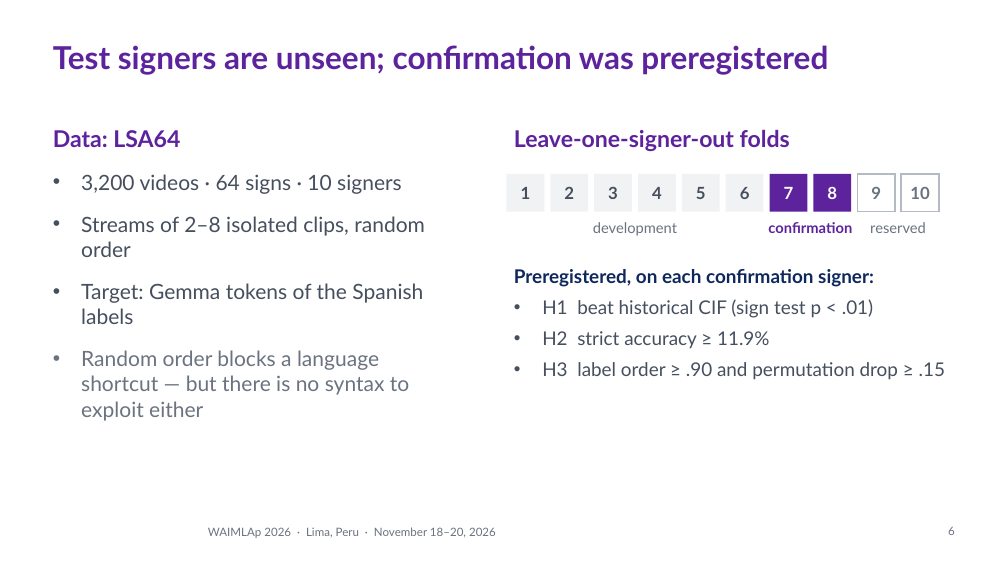
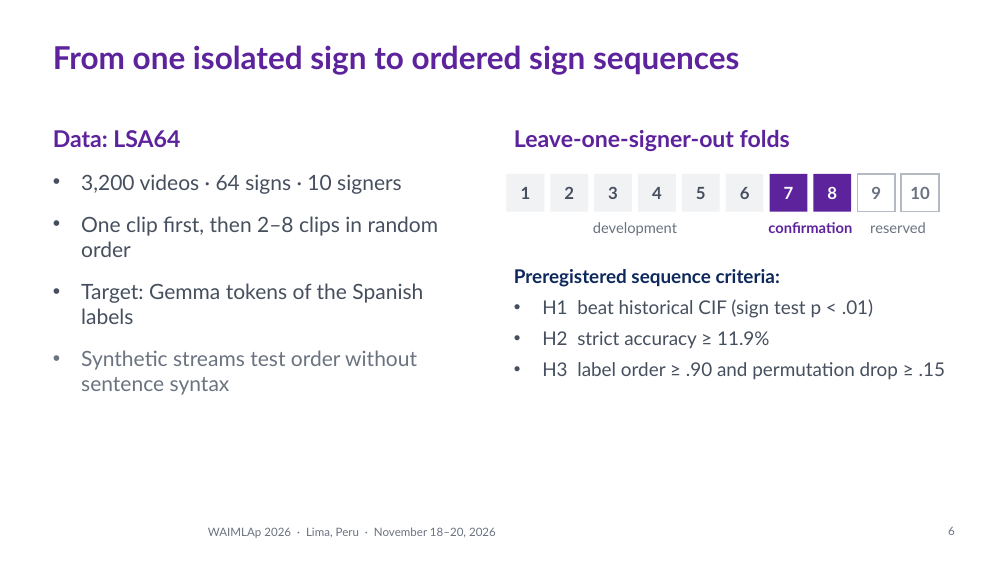
Before and after one commit to Percep3/Imitator, a slide deck: slide 6 of presentation/waimlap2026/imitator_waimlap2026.pptx. Drawn at 1008x567 pixels with LibreOffice and Linux fonts; fonts in the diff are those of the drawing; background and template pictures are left out. Boxes give left, top, right and bottom in pixels: in the first picture for what was removed or moved away, otherwise in the second. Text is boxed around its words. In the diff, an @@ line names an element or a change of style, - is before the commit and + after.

Commit message:
Align WAIMLAp slides with isolated-sign paper narrative

```diff
--- a/presentation/waimlap2026/imitator_waimlap2026.pptx
+++ b/presentation/waimlap2026/imitator_waimlap2026.pptx
@@ title at bbox=[53, 45, 739, 75]: text changed @@
-Test signers are unseen; confirmation was preregistered
+From one isolated sign to ordered sign sequences
@@ text at bbox=[81, 216, 439, 257]: text changed @@
-• Streams of 2–8 isolated clips, random order
+• One clip first, then 2–8 clips in random order
@@ text at bbox=[514, 269, 780, 287]: text changed @@
-Preregistered, on each confirmation signer:
+Preregistered sequence criteria:
@@ text at bbox=[81, 350, 417, 395]: text changed @@
-• Random order blocks a language shortcut — but there is no syntax to exploit either
+• Synthetic streams test order without sentence syntax
```
Also in this commit, not shown: 3 other slides changed, 1 slide added, 4 other files.
